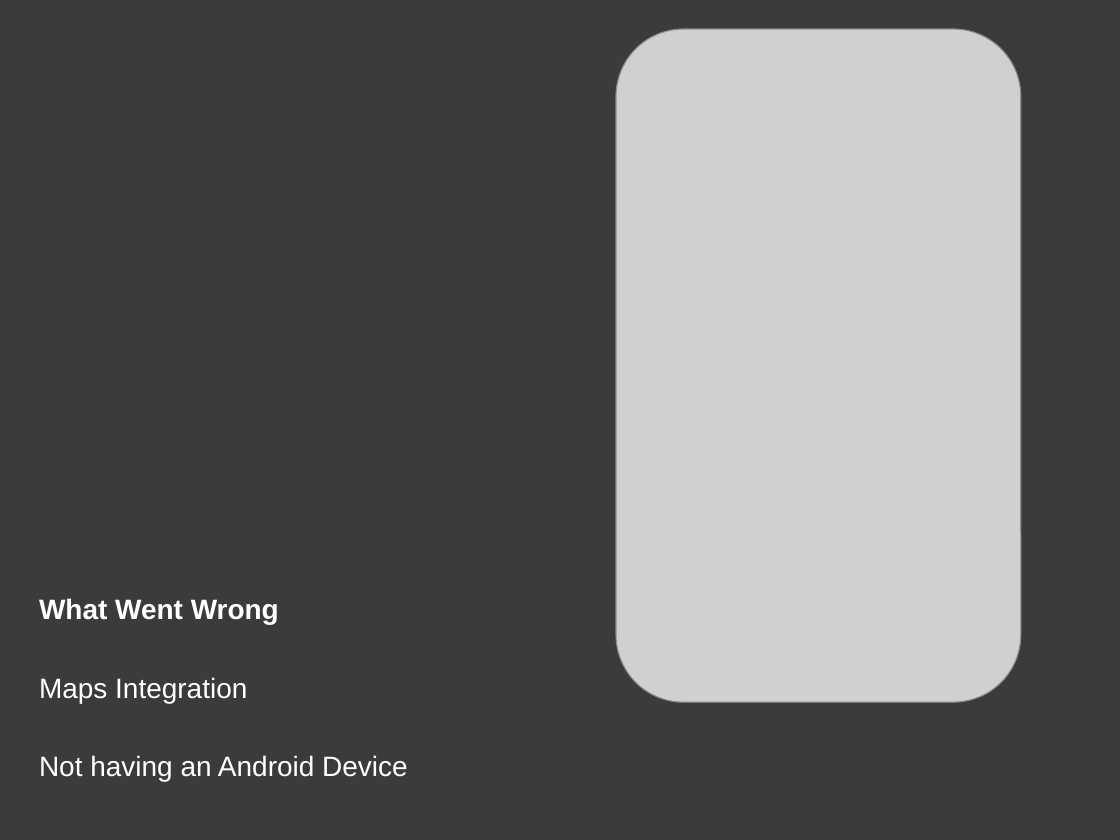
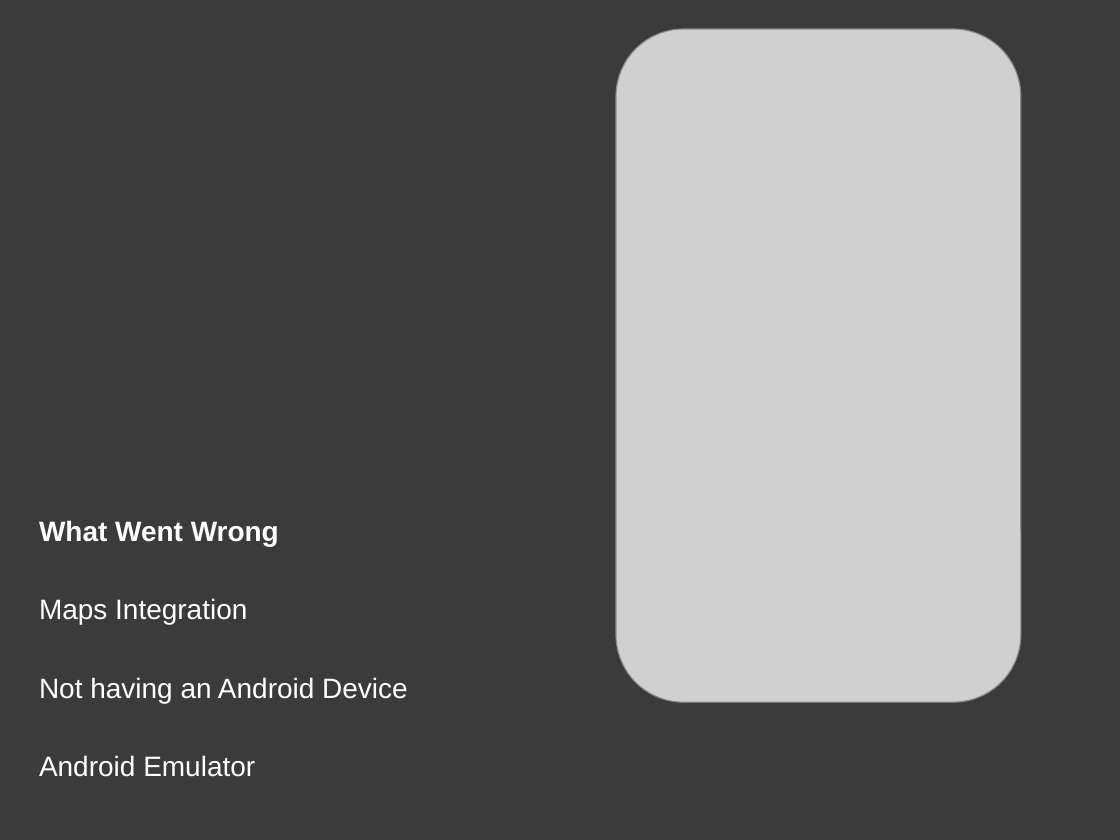
Before and after one commit to rkilarski/ryski-coding, a slide deck: slide 5 of WalkAbout/doc/WalkAbout.pptx. Drawn at 1120x840 pixels with LibreOffice and Linux fonts; fonts in the diff are those of the drawing; grey boxes stand for pictures. Boxes give left, top, right and bottom in pixels: in the first picture for what was removed or moved away, otherwise in the second. Text is boxed around its words. In the diff, an @@ line names an element or a change of style, - is before the commit and + after.

```diff
--- a/WalkAbout/doc/WalkAbout.pptx
+++ b/WalkAbout/doc/WalkAbout.pptx
@@ text at bbox=[39, 755, 255, 777]: paragraph added @@
+Android Emulator
```
Also in this commit, not shown: 4 other slides changed.
